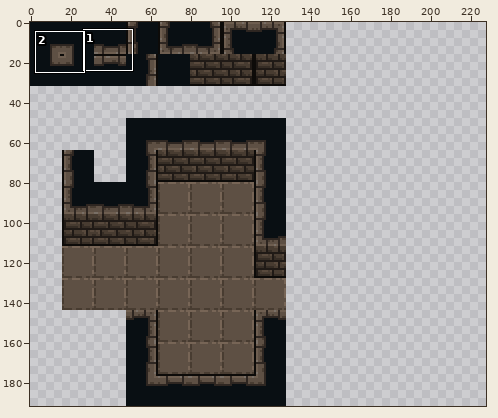
Pixel-art file -- Assets/Tiles/1_Level/Wall/Brown Walls.aseprite. The picture above shows the old version from afar; the outline marks the close-up.
Close-up. As it was:
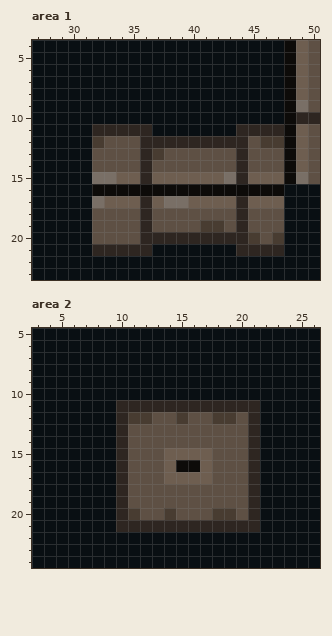
128x192 pixels, 1 frame. Colours within 5 levels of each other are drawn and written as one. Shown: area 1: x 27..50, y 4..23; area 2: x 3..26, y 5..24. The old version is drawn lined up with the new one, on the new canvas. The wide view leaves out empty margins. The commit also changed other parts of the picture, which this record leaves out.
After:
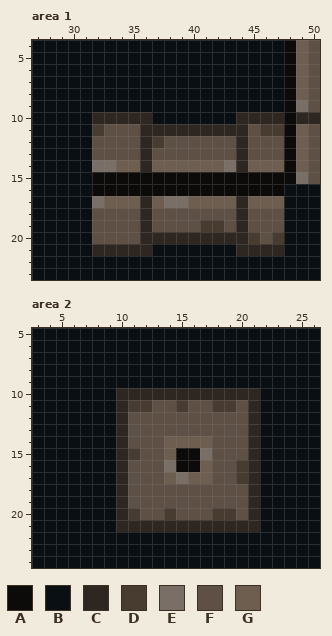
Palette (. is transparent): A #0d0b09  B #090f13  C #2e2621  D #483c31  E #796f66  F #5e5044  G #6e5e50
The edit:
canvas 128x192 -> 256x192
Changed rows in their new state; - is an unchanged pixel.
Area 1:
first column x 32:
10 CCCCC-------CCCC
11 DFFF-CCCCCCC-FDD
12 F----DFFFFFF--FF
13 -----F----------
14 EEGG-GGGGGGE-GGG
15 AAAAAAAAAAAAAAAA
Area 2:
first column x 10:
10 CCCCCCCCCCCC
11 -DDFFDFFDDF-
12 -FF--F--FF--
14 ----GGGG----
15 -D---AAE----
16 ----E-----D-
17 -----E----D-
Changed places in both close-ups, as pixel boxes (x1, y1, x2, y2):
changed: (92, 112, 284, 184)
changed: (116, 388, 260, 484)
